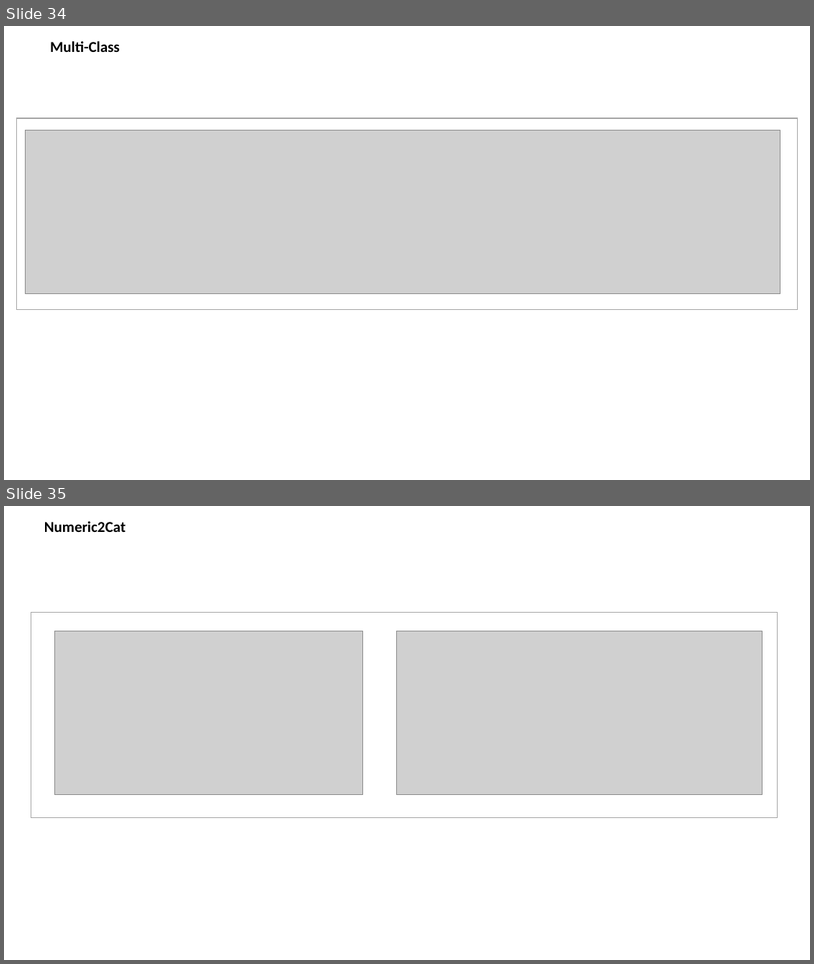
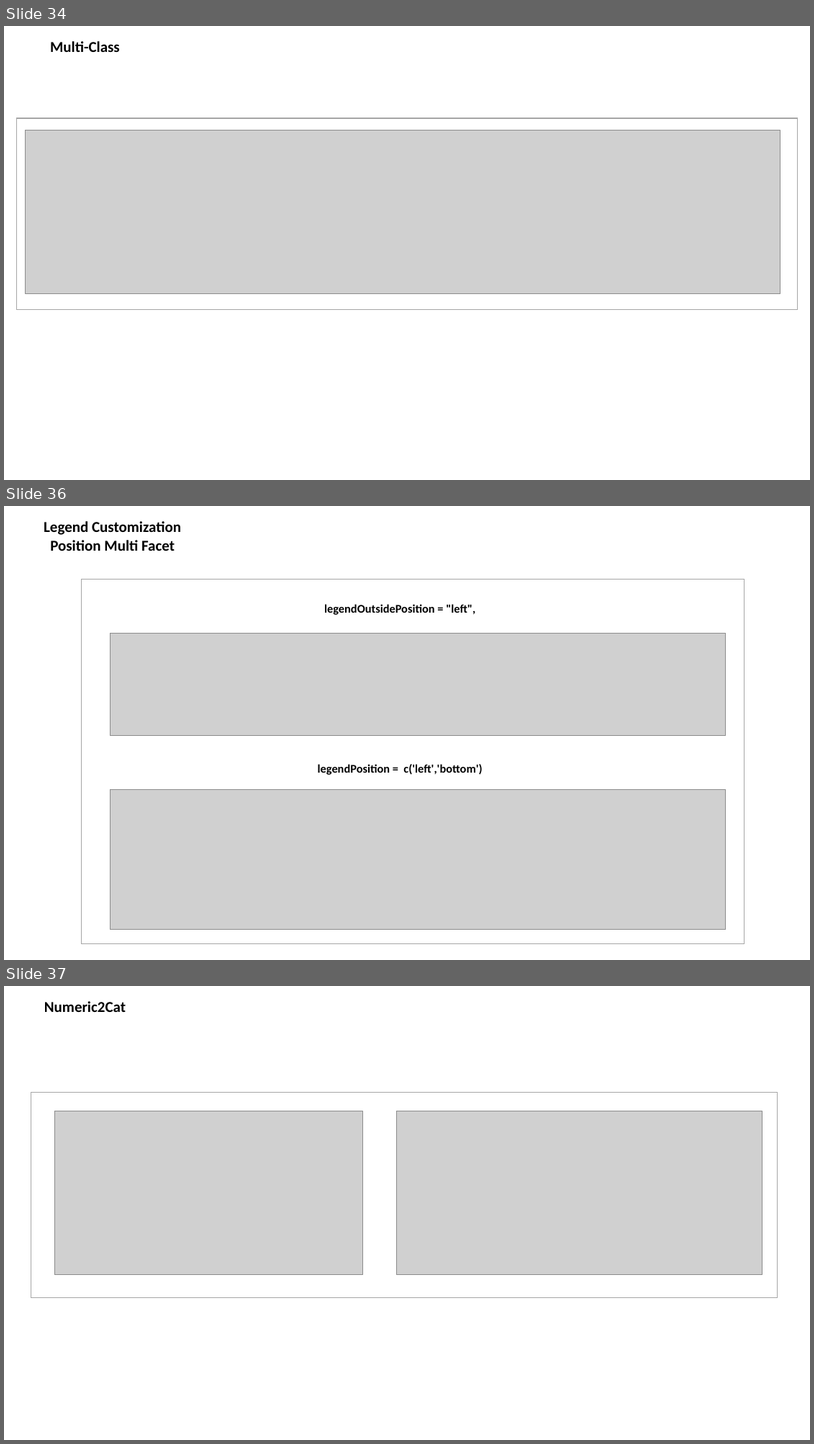
Before and after one commit to JGCRI/rmap, a slide deck: vignettes/vignetteFigs/00vignetteFigs.pptx. Shown one above the other, each under a label of ours: slides 34 and 35 before the commit, slides 34, 36 and 37 after it; the slides between them are not shown. The pictures are 814x964 and 814x1444 pixels, drawn with LibreOffice and Linux fonts; fonts in the diff are those of the drawing; grey boxes stand for pictures. Boxes give left, top, right and bottom in pixels: in the first picture for what was removed or moved away, otherwise in the second. Text is boxed around its words. In the diff, an @@ line names an element or a change of style, - is before the commit and + after.

Commit message:
Updating legend documentation

```diff
--- a/vignettes/vignetteFigs/00vignetteFigs.pptx
+++ b/vignettes/vignetteFigs/00vignetteFigs.pptx
@@ slide 36 added at bbox=[4, 506, 810, 960], background #FFFFFF @@
@@ text added at bbox=[44, 521, 181, 551], 18 pt, text #000000, bold @@
+Legend Customization Position Multi Facet
@@ rectangle added at bbox=[82, 579, 745, 944], outline #A6A6A6 1 pt @@
@@ text added at bbox=[324, 604, 476, 615], 14 pt, text #000000, bold @@
+legendOutsidePosition = "left",
@@ picture added at bbox=[111, 633, 726, 735] @@
@@ text added at bbox=[318, 764, 482, 775], 14 pt, text #000000, bold @@
+legendPosition = c('left','bottom')
@@ picture added at bbox=[111, 789, 726, 929] @@
@@ what was slide 35 is now slide 37 @@
```
Also in this commit, not shown: 1 other slide added, 6 other files.
